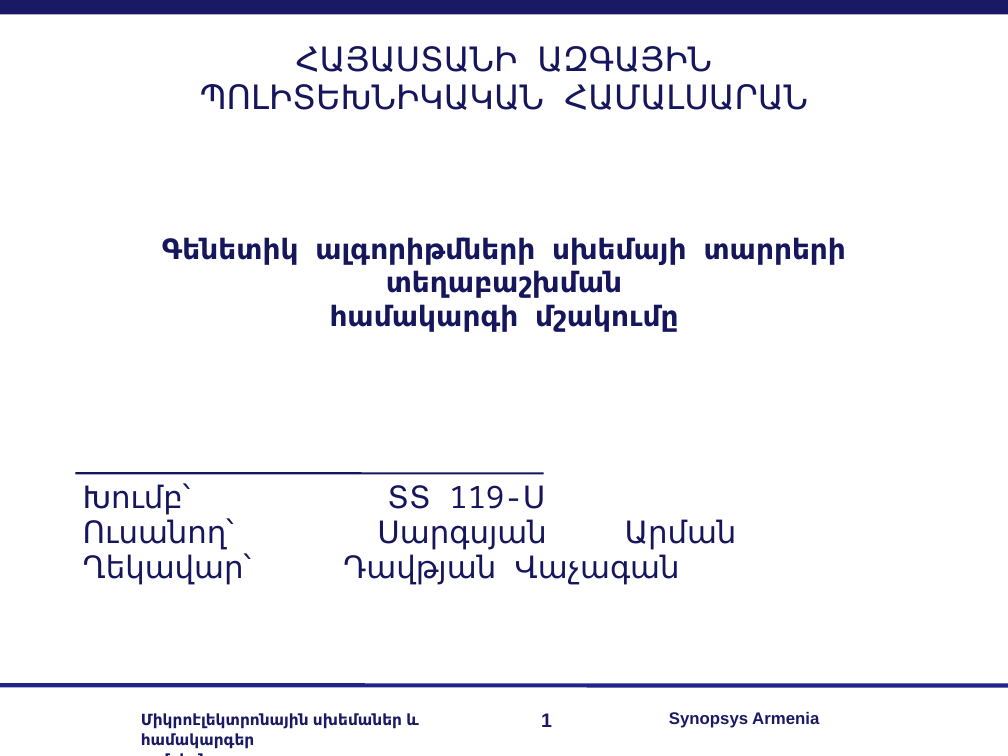
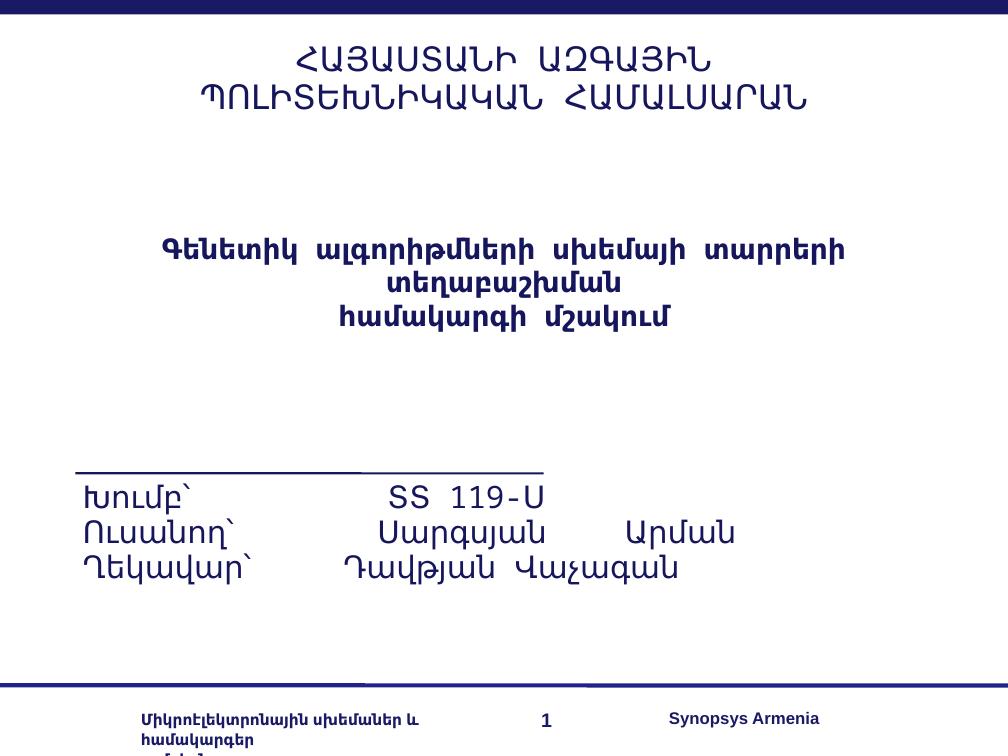
Before and after one commit to lomikist/diploma, a slide deck: slide 1 of reserches/հիմնական/Arman Sargsyan.odp. Drawn at 1008x756 pixels with LibreOffice and Linux fonts; fonts in the diff are those of the drawing; background and template pictures are left out. Boxes give left, top, right and bottom in pixels: in the first picture for what was removed or moved away, otherwise in the second. Text is boxed around its words. In the diff, an @@ line names an element or a change of style, - is before the commit and + after.

```diff
--- a/reserches/հիմնական/Arman Sargsyan.odp
+++ b/reserches/հիմնական/Arman Sargsyan.odp
@@ title at (162,237,846,332): text changed @@
-Գենետիկ ալգորիթմների սխեմայի տարրերի տեղաբաշխման
-համակարգի մշակումը
+Գենետիկ ալգորիթմների սխեմայի տարրերի տեղաբաշխման
+համակարգի մշակում
```
Also in this commit, not shown: 2 other slides changed, 9 slides added, 4 slides removed, 10 other files.
